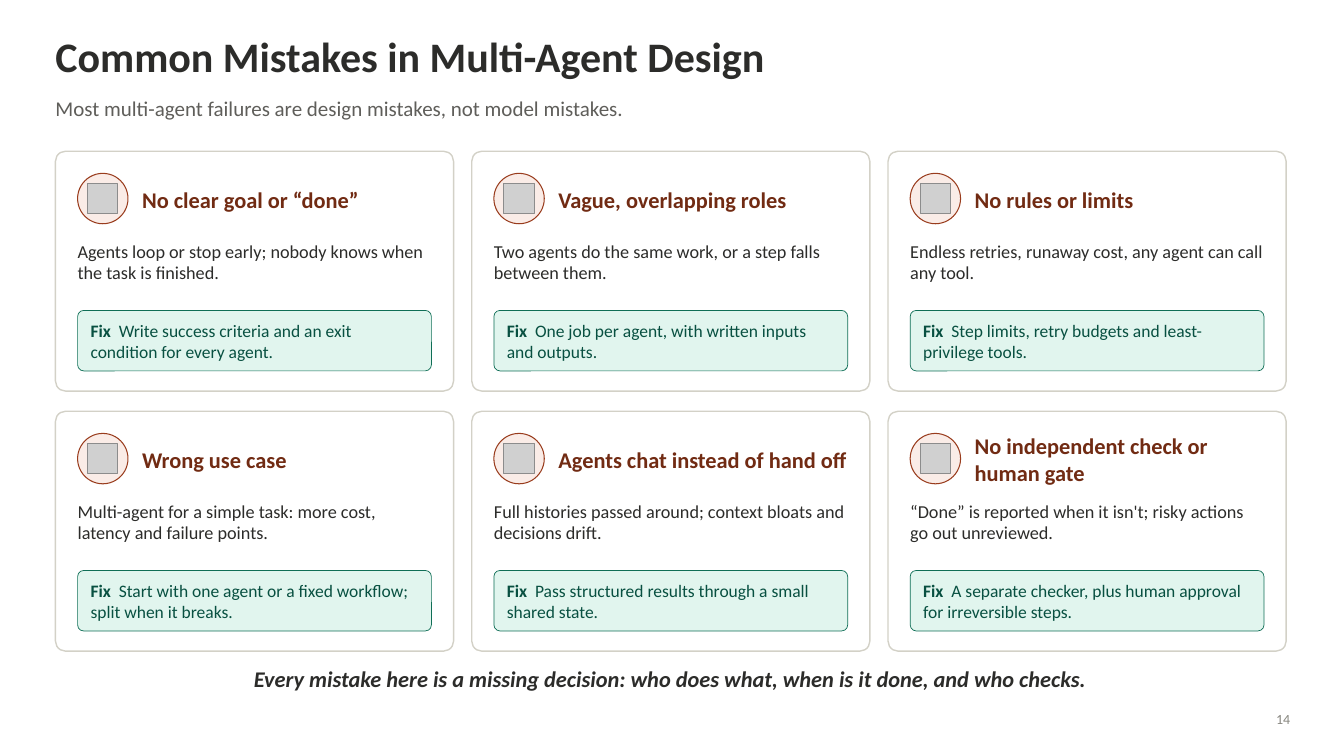
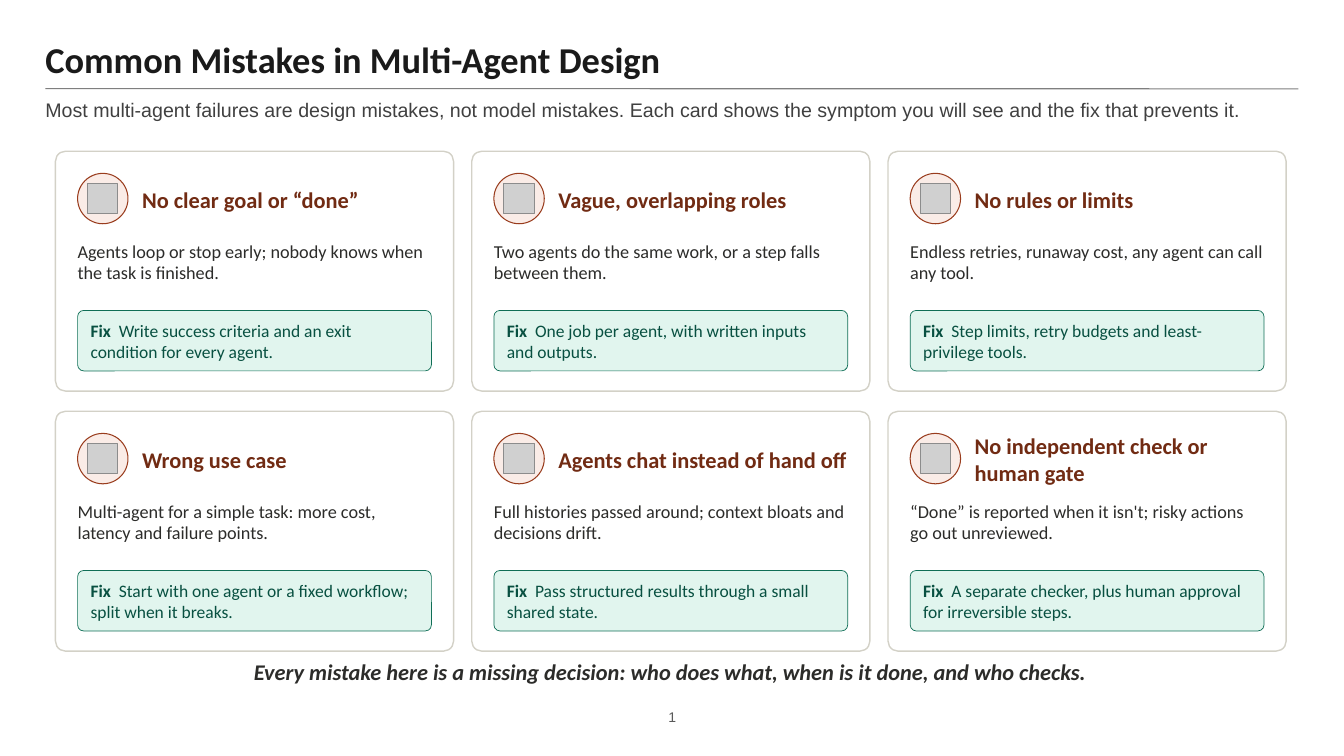
Before and after one commit to Amit-hub1998/multi-agent-subgraph-architecture, a slide deck: slide 1 of multi_agent_systems_slide_14_to_16/Slides-14-16.pptx. Drawn at 1344x756 pixels with LibreOffice and Linux fonts; fonts in the diff are those of the drawing; grey boxes stand for pictures. Boxes give left, top, right and bottom in pixels: in the first picture for what was removed or moved away, otherwise in the second. Text is boxed around its words. In the diff, an @@ line names an element or a change of style, - is before the commit and + after.

```diff
--- a/multi_agent_systems_slide_14_to_16/Slides-14-16.pptx
+++ b/multi_agent_systems_slide_14_to_16/Slides-14-16.pptx
@@ text "Common Mistakes in Multi-Agent Design" moved from (x1=55, y1=42, x2=764, y2=79) to (x1=45, y1=47, x2=660, y2=79) @@
@@ text "Common Mistakes in Multi-Agent Design" at (x1=45, y1=47, x2=660, y2=79): size 30 to 26 pt, text colour #2C2C2A to #1A1A1A; vertical alignment top to bottom @@
@@ line added from (45, 89) to (1299, 89), #7F7F7F 0.75 pt @@
@@ text at (x1=45, y1=102, x2=1239, y2=121): text changed; size 15 to 14 pt; font Calibri to Arial; text colour #5F5E5A to #404040 @@
-Most multi-agent failures are design mistakes, not model mistakes.
+Most multi-agent failures are design mistakes, not model mistakes. Each card shows the symptom you will see and the fix that prevents it.
@@ text "Every mistake here is a ..." moved from (x1=254, y1=671, x2=1085, y2=691) to (x1=254, y1=664, x2=1085, y2=684) @@
@@ page number added at (x1=668, y1=712, x2=676, y2=722), 10 pt, text #595959 @@
+1
@@ text removed at (x1=1276, y1=715, x2=1290, y2=724) @@
-14
```
Also in this commit, not shown: 3 other slides changed, 7 slides added, 11 other files.
